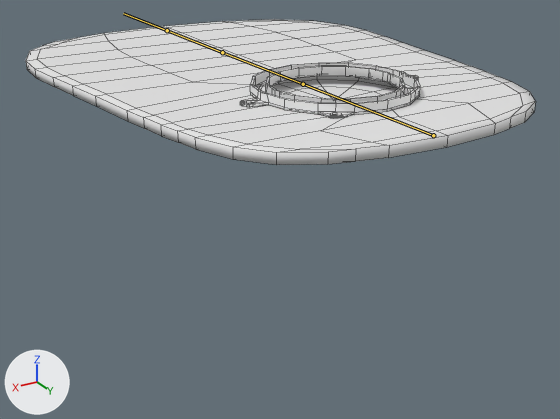
Renders of the FBX model care-up/Assets/_Models/OstomyBag.fbx from each side of a commit.
Both versions are drawn from a camera (50 mm lens) standing at (0.178, 0.253, 0.083) and looking at (-0.005, -0.051, -0.069). Every picture has the same lights, and +X, +Y and +Z are marked at lower left. The bones that bend it are drawn over the model as lines. Mesh edges are drawn as thin lines.

Names of what the first picture shows: 'Bag'.
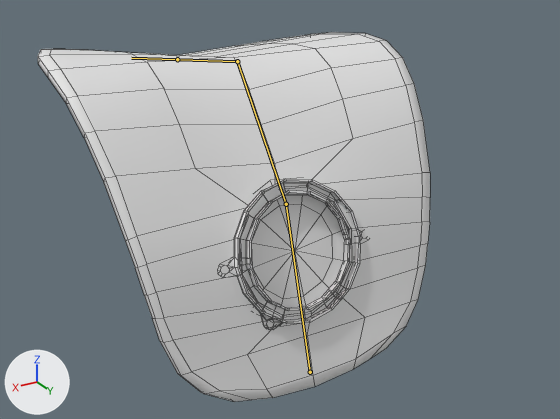
The newer file adds an action. The first version stands in its rest pose; the second is drawn at frame 495 of the action 'OstomyBagArmature|OstomyBagArmature.001_proxyAction_L_Lib.002'.

What differs and where, as boxes (x1, y1, x2, y2) in the pictures (560 x 419 px):
'Bag', posed (23% narrower, 152% taller)
    before: (26, 19, 536, 165)
    after: (38, 32, 430, 402)
bone 'Bone', root to tip
    before: (433, 135) to (303, 84)
    after: (310, 372) to (286, 204)
bone 'Bone.001', root to tip
    before: (303, 84) to (222, 52)
    after: (286, 204) to (237, 61)
bone 'Bone.002', root to tip
    before: (222, 52) to (167, 30)
    after: (237, 61) to (177, 59)

The change in detail:
Bone 'Bone' (bone_bone) moves from (0.0, 0.0, 0.0) to (0.0008, 0.0727, 0.1407).
Bone 'Bone' (bone_bone) turns from (0, 0, 0) to (-72, 1, -1) degrees about its own x, y and z.
Bone 'Bone.001' (bone_bone_001) turns from (0, 0, 0) to (21, -4, -2) degrees about its own x, y and z.
Bone 'Bone.002' (bone_bone_002) turns from (0, 0, 0) to (61, 7, 2) degrees about its own x, y and z.
